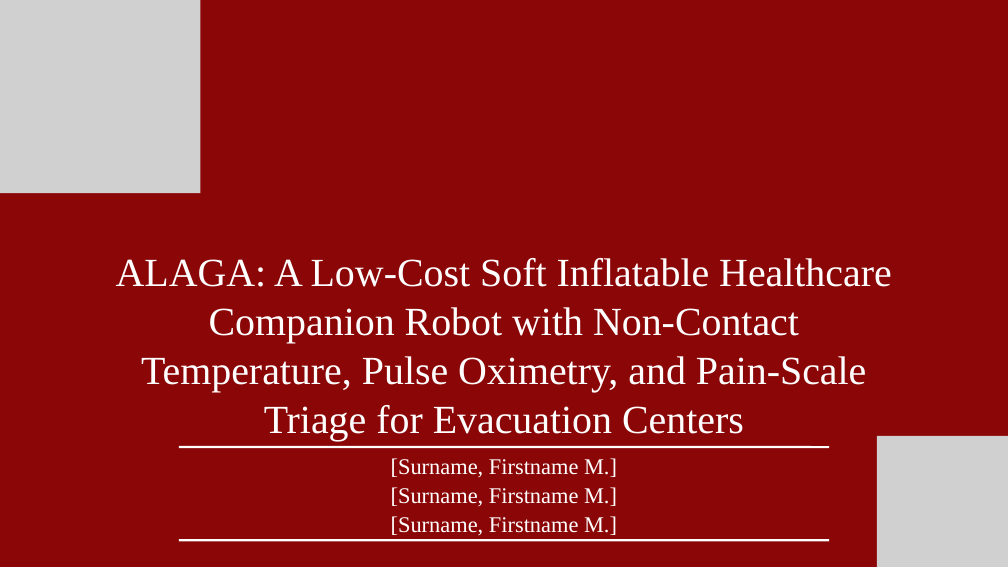
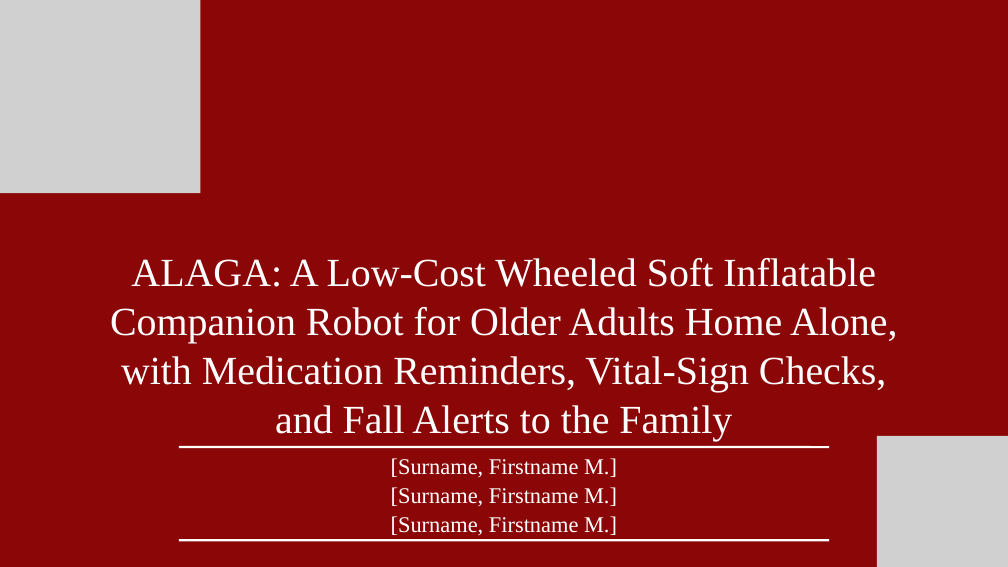
Before and after one commit to pogi6969/MAP---A, a slide deck: slide 1 of research/RIM3_ALAGA/RIM3_ALAGA_PR2_Presentation.pptx. Drawn at 1008x567 pixels with LibreOffice and Linux fonts; fonts in the diff are those of the drawing; grey boxes stand for pictures; background and template pictures are left out. Boxes give left, top, right and bottom in pixels: in the first picture for what was removed or moved away, otherwise in the second. Text is boxed around its words. In the diff, an @@ line names an element or a change of style, - is before the commit and + after.

```diff
--- a/research/RIM3_ALAGA/RIM3_ALAGA_PR2_Presentation.pptx
+++ b/research/RIM3_ALAGA/RIM3_ALAGA_PR2_Presentation.pptx
@@ text at (110,258,897,440): text changed @@
-ALAGA: A Low-Cost Soft Inflatable Healthcare Companion Robot with Non-Contact Temperature, Pulse Oximetry, and Pain-Scale Triage for Evacuation Centers
+ALAGA: A Low-Cost Wheeled Soft Inflatable Companion Robot for Older Adults Home Alone, with Medication Reminders, Vital-Sign Checks, and Fall Alerts to the Family
```
Also in this commit, not shown: 14 other slides changed, 6 other files.
